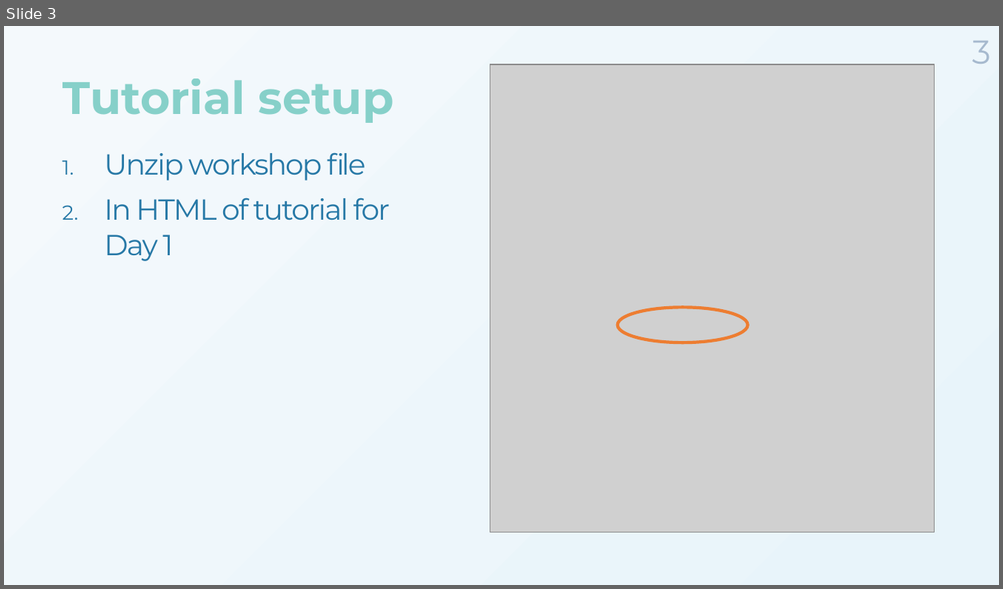
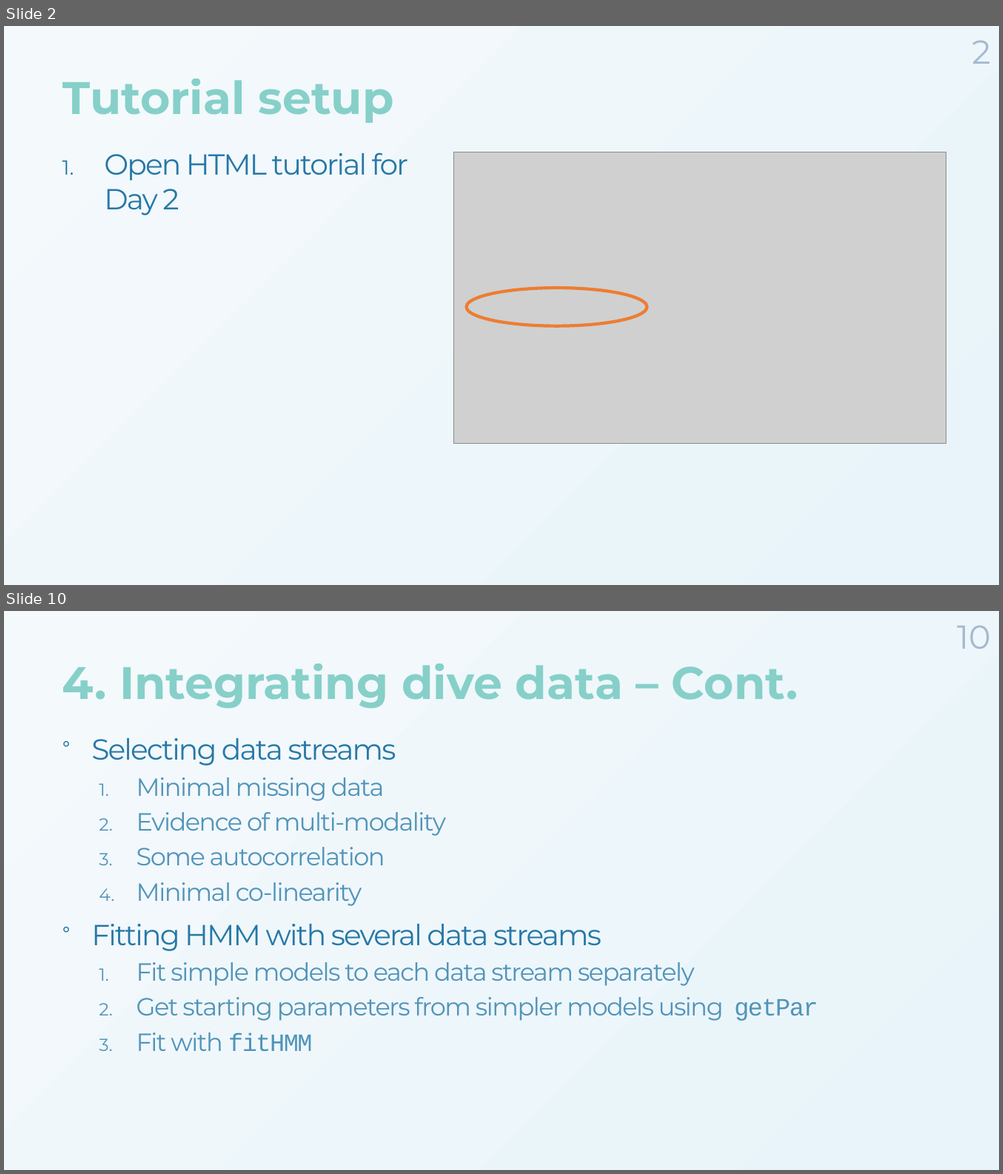
Before and after one commit to MarieAugerMethe/DFO_HMM_2022, a slide deck: Day2/HMM_Tutorial_Day2.pptx. Shown one above the other, each under a label of ours: slide 3 before the commit, slides 2 and 10 after it; the slides between them are not shown. The pictures are 1003x589 and 1003x1174 pixels, drawn with LibreOffice and Linux fonts; fonts in the diff are those of the drawing; grey boxes stand for pictures; background and template pictures are left out. Boxes give left, top, right and bottom in pixels: in the first picture for what was removed or moved away, otherwise in the second. Text is boxed around its words. In the diff, an @@ line names an element or a change of style, - is before the commit and + after.

```diff
--- a/Day2/HMM_Tutorial_Day2.pptx
+++ b/Day2/HMM_Tutorial_Day2.pptx
@@ slide 10 added at box(4, 611, 999, 1170), background gradient #F4F9FC to #E8F4FA @@
@@ page number added at box(956, 625, 990, 649), 32 pt, text #A6B9CE @@
+10
@@ title added at box(62, 664, 797, 709), 44 pt, text gradient #7BCCC4 to #0868AC, bold @@
+4. Integrating dive data – Cont.
@@ text added at box(91, 738, 817, 1051), 24 pt, text #5194B8 @@
+° Selecting data streams
+  1. Minimal missing data
+  2. Evidence of multi-modality
+  3. Some autocorrelation
+  4. Minimal co-linearity
+° Fitting HMM with several data streams
+  1. Fit simple models to each data stream separately
+  2. Get starting parameters from simpler models using getPar
+  3. Fit with fitHMM
@@ what was slide 3 is now slide 2 @@
@@ slide 2 changed as well @@
@@ page number at box(971, 40, 990, 64): text changed @@
-3
+2
@@ text at box(104, 153, 408, 215): text changed @@
-1. Unzip workshop file
-2. In HTML of tutorial for Day 1
+1. Open HTML tutorial for Day 2
@@ picture: place and size @@
-picture at box(489, 64, 934, 533)
+picture at box(454, 152, 946, 444)
@@ ellipse: place and size @@
-ellipse at box(617, 307, 748, 342)
+ellipse at box(466, 288, 647, 326)
```
Also in this commit, not shown: 2 other slides changed, 7 other slides added, 7 slides removed, 10 other files.
